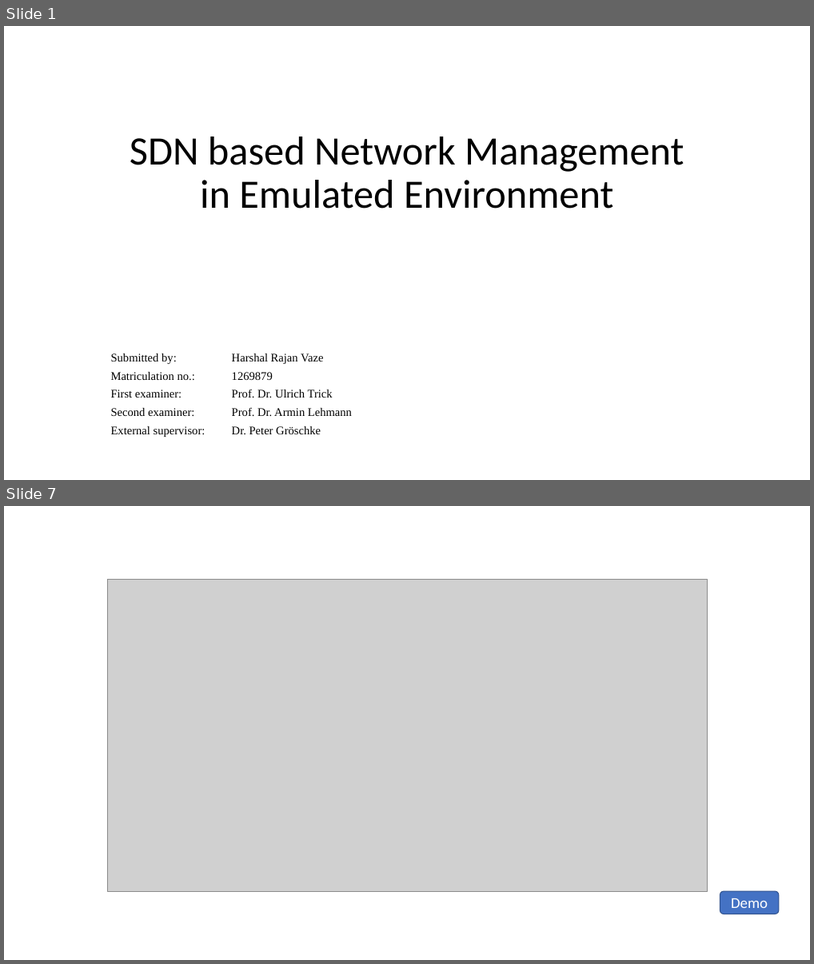
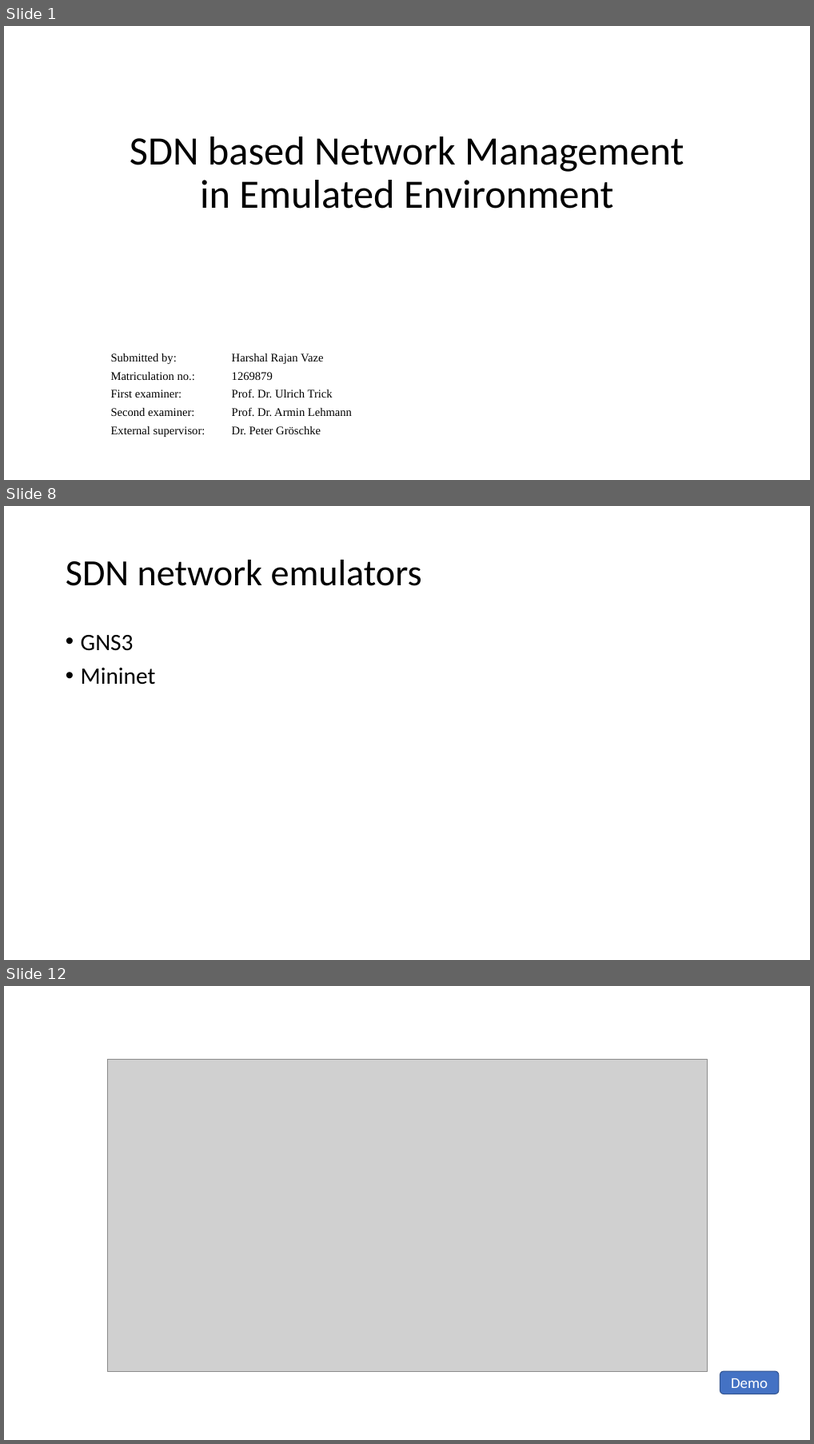
Before and after one commit to harshal-vaze/Software-Defined-Networking-with-ONOS, a slide deck: Thesis.pptx. Shown one above the other, each under a label of ours: slides 1 and 7 before the commit, slides 1, 8 and 12 after it; the slides between them are not shown. The pictures are 814x964 and 814x1444 pixels, drawn with LibreOffice and Linux fonts; fonts in the diff are those of the drawing; grey boxes stand for pictures. Boxes give left, top, right and bottom in pixels: in the first picture for what was removed or moved away, otherwise in the second. Text is boxed around its words. In the diff, an @@ line names an element or a change of style, - is before the commit and + after.

```diff
--- a/Thesis.pptx
+++ b/Thesis.pptx
@@ slide 8 added at box(4, 506, 810, 960), background #FFFFFF @@
@@ title added at box(66, 560, 422, 586), 44 pt, text #000000 @@
+SDN network emulators
@@ text added at box(81, 635, 156, 684), 28 pt, text #000000 @@
+• GNS3
+• Mininet
@@ what was slide 7 is now slide 12 @@
```
Also in this commit, not shown: 6 other slides added, 1 other file.
